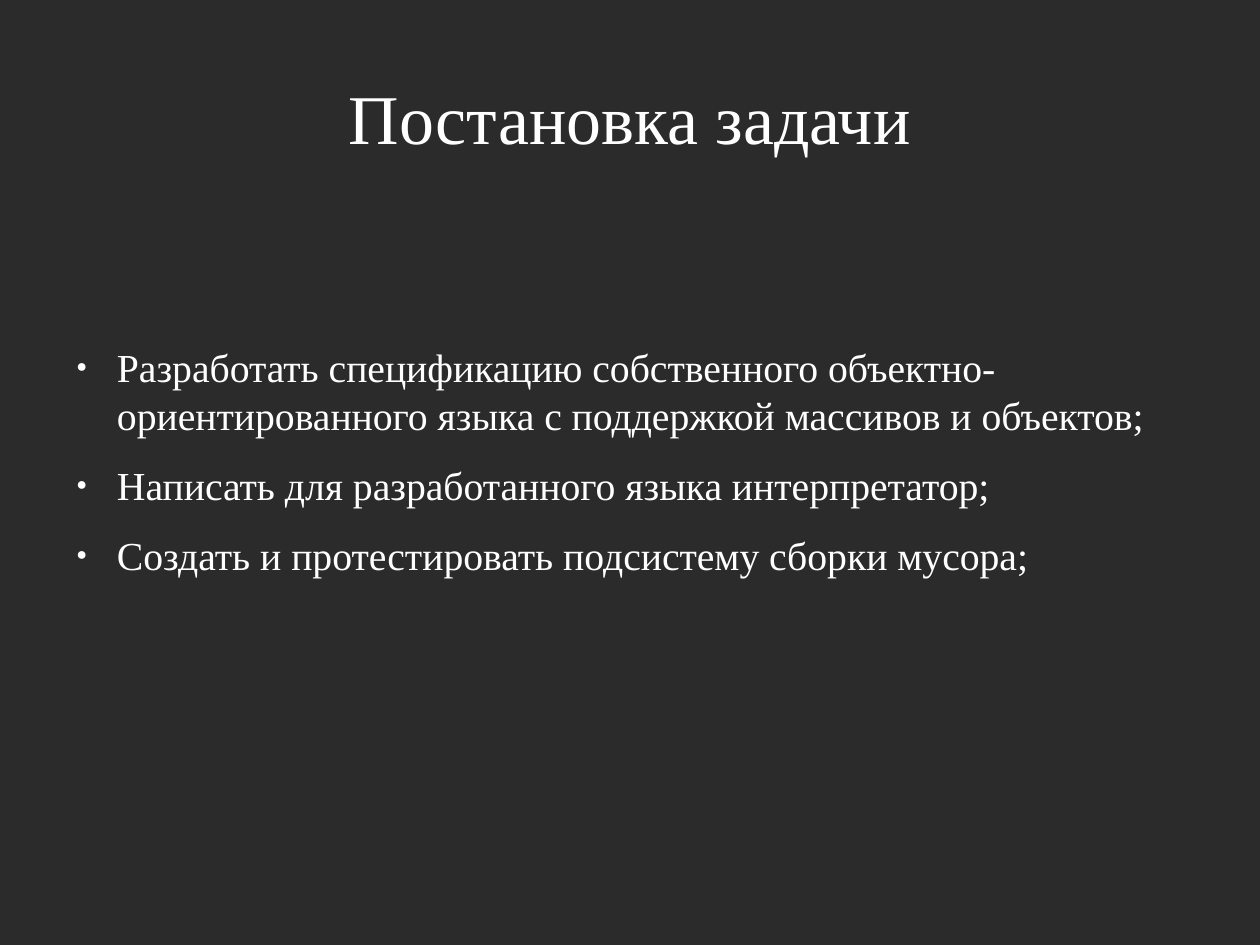
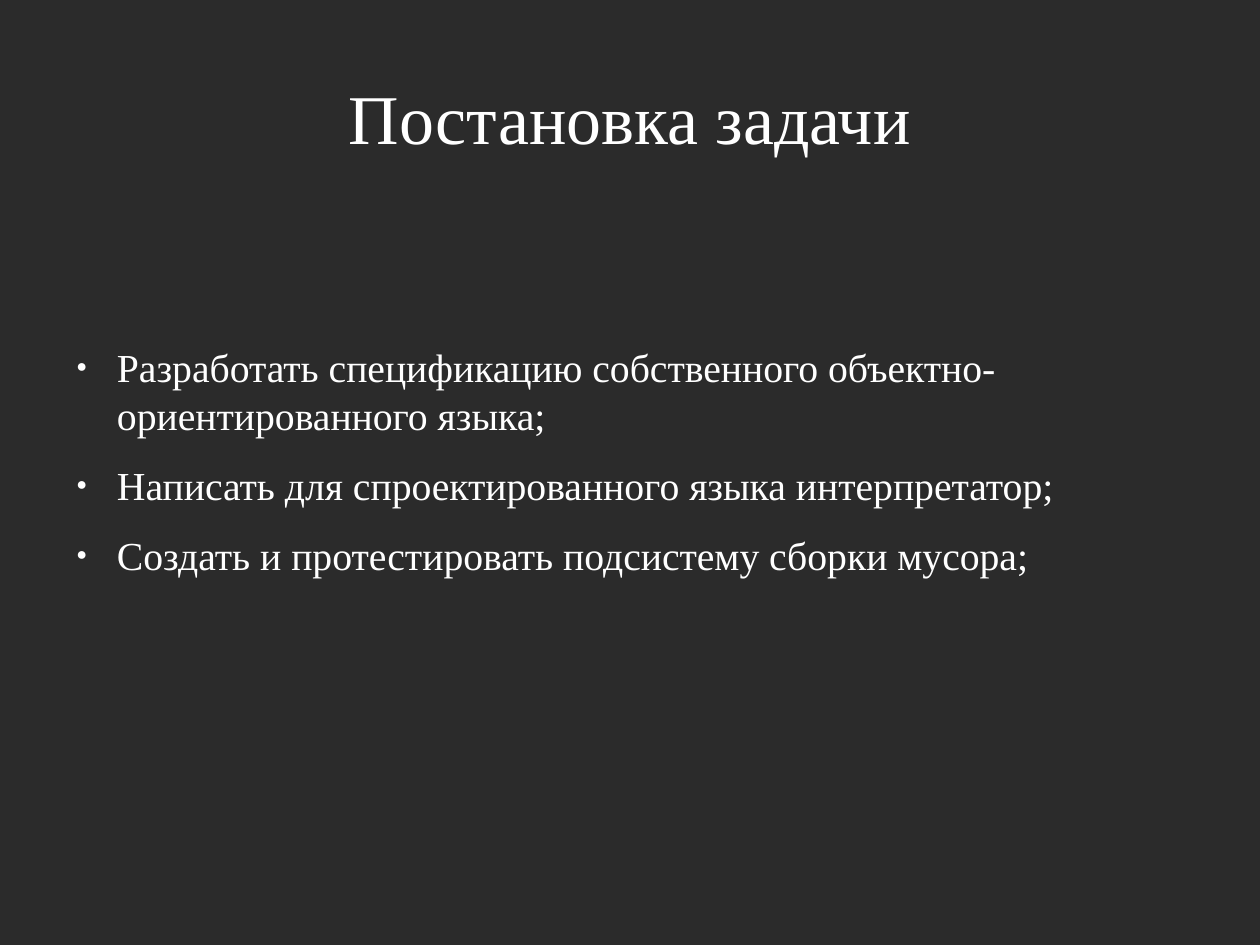
Before and after one commit to masyagin1998/GCI, a slide deck: slide 2 of docs/presentation.odp. Drawn at 1260x945 pixels with LibreOffice and Linux fonts; fonts in the diff are those of the drawing; background and template pictures are left out; a plain dark background stands for a picture behind light text. Boxes give left, top, right and bottom in pixels: in the first picture for what was removed or moved away, otherwise in the second. Text is boxed around its words. In the diff, an @@ line names an element or a change of style, - is before the commit and + after.

```diff
--- a/docs/presentation.odp
+++ b/docs/presentation.odp
@@ text at bbox=[117, 353, 1053, 508]: text changed @@
-● Разработать спецификацию собственного объектно-ориентированного языка с поддержкой массивов и объектов;
-● Написать для разработанного языка интерпретатор;
+● Разработать спецификацию собственного объектно-ориентированного языка;
+● Написать для спроектированного языка интерпретатор;
```
Also in this commit, not shown: 7 other slides changed, 2 slides added, 2 slides removed, 1 other file.
